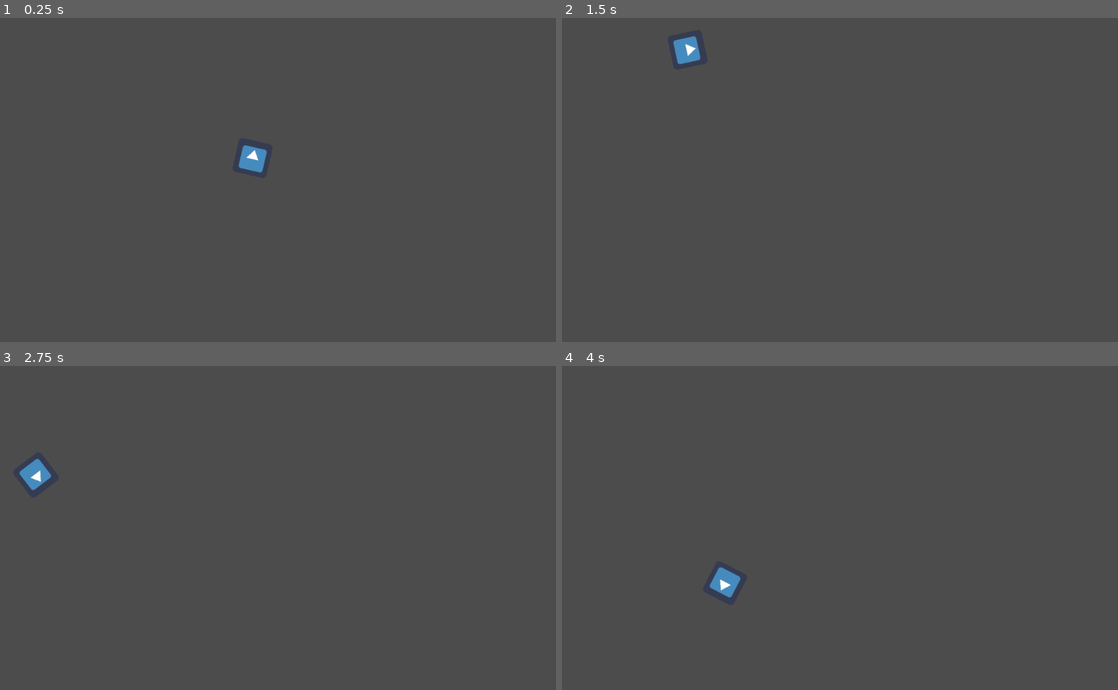
Above: before the commit, frames 1-4 (two rows, left to right).
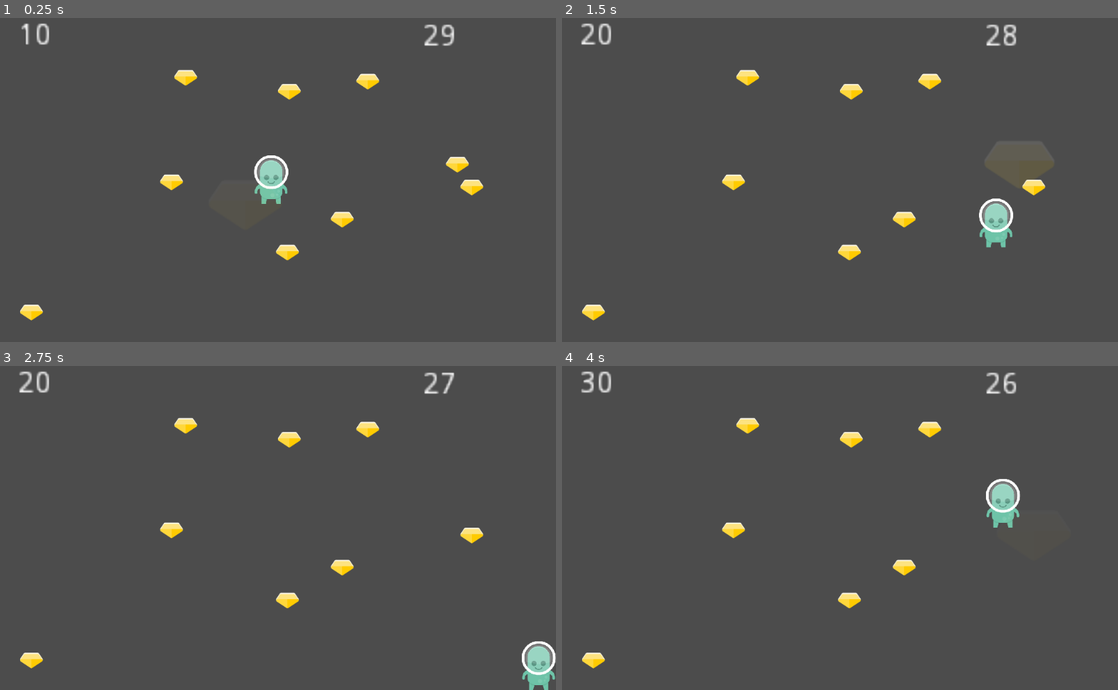
Above: after the commit, the same moments.

Repository: nukesz/game-development-godot
Game: Godot game, scene res://Main.tscn
The game is run twice, just before and just after one commit, with the same random seed, the same clock (stepped at 60 frames per second) and the same inputs. Before the commit the project starts from res://Sprite.tscn. The engine's default icon, where the game draws it, is replaced by a stand-in: a white triangle on a blue panel in a dark square.
Inputs:
- Up to frame 1 (0.25 s): no input
- Up to frame 2 (1.5 s): hold Right (ui_right) 0.53-1.28 s; hold Down (ui_down) from 1.28 s (still down)
- Up to frame 3 (2.75 s): release Down (ui_down) at 2.03 s; hold Right (ui_right) from 2.03 s (still down)
- Up to frame 4 (4 s): release Right (ui_right) at 2.78 s; hold Up (ui_up) 2.78-3.53 s; hold Left (ui_left) from 3.53 s (still down)

The runs differ from the first frame. In frame 1, 2.6% of the frame differs, in the area x 3-87%, y 1-94%; in frame 2, 2.6%; in frame 3, 2.6%; in frame 4, 2.5%.

Commit message:
Added Tweens and Timers

Diff:
--- a/KidsCanCode-101/Main.gd
+++ b/KidsCanCode-101/Main.gd
@@ -1,7 +1,6 @@
 extends Node
 
 onready var gem = preload("res://gem.tscn")
-onready var gem_container = $gem_container
 
 var screen_size
 var score = 0
@@ -13,12 +12,21 @@
     spawn_gems(10)
 
 func _process(delta):
-    if gem_container.get_child_count() == 0:
+    $HUD/time_label.text = str(int($game_timer.time_left))
+    if $gem_container.get_child_count() == 0:
         level += 1
         spawn_gems(level * 10)
 
 func spawn_gems(num):
     for i in range(num):
         var g = gem.instance()
-        gem_container.add_child(g)
+        $gem_container.add_child(g)
+        g.connect("gem_grabbed", self, "_on_gem_grabbed")
         g.position = Vector2(rand_range(40, screen_size.x - 40), rand_range(40, screen_size.y - 40))
+
+func _on_gem_grabbed():
+    score += 10
+    $HUD/score_label.text = str(score)
+
+func _on_game_timer_timeout():
+    $player.set_process(false)
--- a/KidsCanCode-101/Main.tscn
+++ b/KidsCanCode-101/Main.tscn
@@ -10,3 +10,72 @@
 [node name="player" parent="." index="0" instance=ExtResource( 2 )]
 
 [node name="gem_container" type="Node" parent="." index="1"]
+
+[node name="HUD" type="Control" parent="." index="2"]
+
+anchor_left = 0.0
+anchor_top = 0.0
+anchor_right = 1.0
+anchor_bottom = 1.0
+rect_pivot_offset = Vector2( 0, 0 )
+rect_clip_content = false
+mouse_filter = 0
+mouse_default_cursor_shape = 0
+size_flags_horizontal = 1
+size_flags_vertical = 1
+_sections_unfolded = [ "Anchor", "Margin" ]
+
+[node name="score_label" type="Label" parent="HUD" index="0"]
+
+anchor_left = 0.0
+anchor_top = 0.0
+anchor_right = 0.0
+anchor_bottom = 0.0
+margin_left = 31.0
+margin_top = 7.0
+margin_right = 71.0
+margin_bottom = 21.0
+rect_scale = Vector2( 4, 4 )
+rect_pivot_offset = Vector2( 0, 0 )
+rect_clip_content = false
+mouse_filter = 2
+mouse_default_cursor_shape = 0
+size_flags_horizontal = 1
+size_flags_vertical = 4
+text = "0"
+percent_visible = 1.0
+lines_skipped = 0
+max_lines_visible = -1
+_sections_unfolded = [ "Focus", "Hint", "Mouse", "Rect", "Size Flags" ]
+
+[node name="time_label" type="Label" parent="HUD" index="1"]
+
+anchor_left = 0.0
+anchor_top = 0.0
+anchor_right = 0.0
+anchor_bottom = 0.0
+margin_left = 777.0
+margin_top = 9.0
+margin_right = 817.0
+margin_bottom = 23.0
+rect_scale = Vector2( 4, 4 )
+rect_pivot_offset = Vector2( 0, 0 )
+rect_clip_content = false
+mouse_filter = 2
+mouse_default_cursor_shape = 0
+size_flags_horizontal = 1
+size_flags_vertical = 4
+text = "0"
+percent_visible = 1.0
+lines_skipped = 0
+max_lines_visible = -1
+_sections_unfolded = [ "Focus", "Hint", "Mouse", "Rect", "Size Flags" ]
+
+[node name="game_timer" type="Timer" parent="." index="3"]
+
+process_mode = 1
+wait_time = 30.0
+one_shot = true
+autostart = true
+
+[connection signal="timeout" from="game_timer" to="." method="_on_game_timer_timeout"]
--- a/KidsCanCode-101/gem.gd
+++ b/KidsCanCode-101/gem.gd
@@ -1,10 +1,21 @@
 extends Area2D
 
-
+signal gem_grabbed
 
 func _ready():
-    pass
+    $effect.interpolate_property($sprite, "scale", $sprite.scale, Vector2(2.0, 2.0), 0.3, Tween.TRANS_QUAD, Tween.EASE_OUT)
+    $effect.interpolate_property($sprite, "modulate", $sprite.modulate, Color(1, 1, 1, 0), 0.3, Tween.TRANS_QUAD, Tween.EASE_OUT)
 
 func _on_gem_area_entered(area):
     if area.get_name() == "player":
-        queue_free()
+        emit_signal("gem_grabbed")
+        clear_shapes() # Removes collision object
+        $effect.start()
+
+
+func _on_effect_tween_completed(object, key):
+    queue_free()
+
+func clear_shapes():
+    var owners = get_shape_owners()
+    shape_owner_clear_shapes(owners[0])
--- a/KidsCanCode-101/gem.tscn
+++ b/KidsCanCode-101/gem.tscn
@@ -6,7 +6,7 @@
 [sub_resource type="RectangleShape2D" id=1]
 
 custom_solver_bias = 0.0
-extents = Vector2( 33.2772, 22.3583 )
+extents = Vector2( 21.0627, 14.498 )
 
 [node name="gem" type="Area2D"]
 
@@ -19,16 +19,30 @@
 audio_bus_override = false
 audio_bus_name = "Master"
 script = ExtResource( 1 )
+_sections_unfolded = [ "Transform" ]
 __meta__ = {
 "_edit_group_": true
 }
 
 [node name="sprite" type="Sprite" parent="." index="0"]
 
+scale = Vector2( 0.6, 0.6 )
 texture = ExtResource( 2 )
+_sections_unfolded = [ "Animation", "Material", "Offset", "Region", "Transform", "Visibility", "Z Index" ]
 
 [node name="collision" type="CollisionShape2D" parent="." index="1"]
 
 shape = SubResource( 1 )
 
+[node name="effect" type="Tween" parent="." index="2"]
+
+repeat = false
+playback_process_mode = 1
+playback_speed = 1.0
+playback/active = false
+playback/repeat = false
+playback/speed = 1.0
+
 [connection signal="area_entered" from="." to="." method="_on_gem_area_entered"]
+
+[connection signal="tween_completed" from="effect" to="." method="_on_effect_tween_completed"]
--- a/KidsCanCode-101/project.godot
+++ b/KidsCanCode-101/project.godot
@@ -11,7 +11,7 @@
 [application]
 
 config/name="KidsCanCode-101"
-run/main_scene="res://Sprite.tscn"
+run/main_scene="res://Main.tscn"
 config/icon="res://icon.png"
 
 [rendering]
